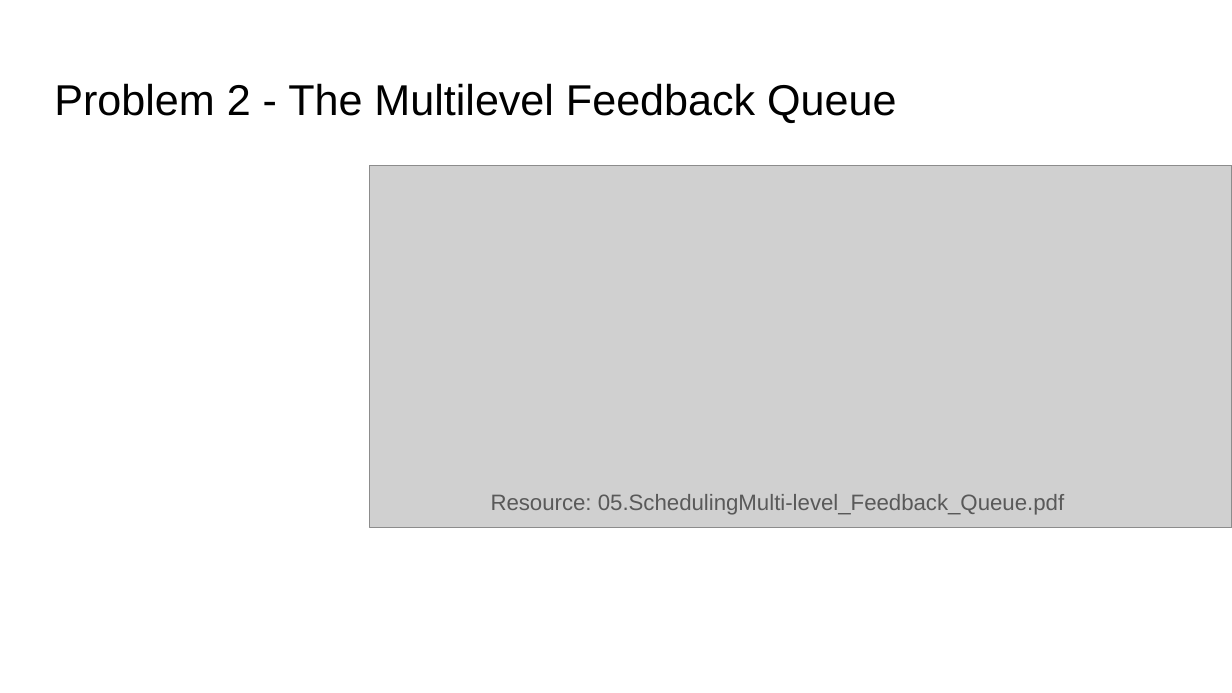
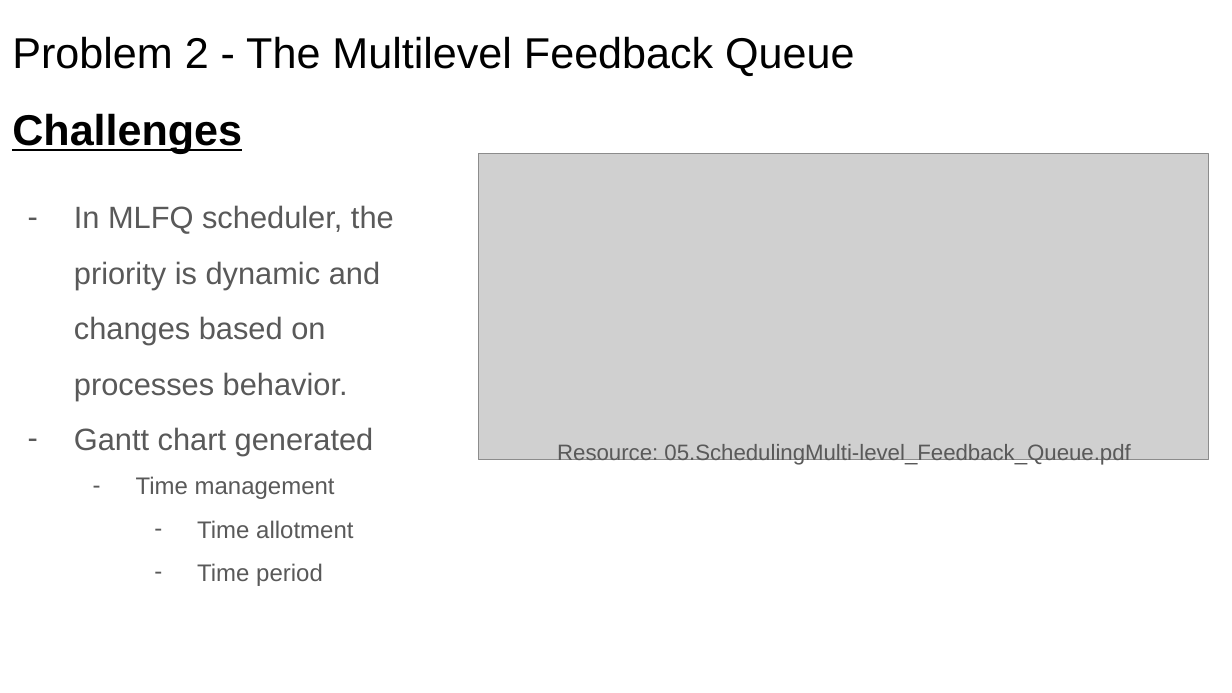
Before and after one commit to jstrineUD/CPS-356-Project-1, a slide deck: slide 6 of presentation/Presentation.pptx. Drawn at 1232x693 pixels with LibreOffice and Linux fonts; fonts in the diff are those of the drawing; grey boxes stand for pictures. Boxes give left, top, right and bottom in pixels: in the first picture for what was removed or moved away, otherwise in the second. Text is boxed around its words. In the diff, an @@ line names an element or a change of style, - is before the commit and + after.

```diff
--- a/presentation/Presentation.pptx
+++ b/presentation/Presentation.pptx
@@ title "Problem 2 - The Multilevel ...": place and size @@
-title "Problem 2 - The Multilevel ..." at [54,83,896,123]
+title "Problem 2 - The Multilevel ..." at [12,36,854,76]
@@ title added at [12,113,242,153], 25.2 pt, text #000000, bold, underline @@
+Challenges
@@ picture: place and size @@
-picture at [370,165,1232,527]
+picture at [478,153,1207,460]
@@ text added at [74,205,394,586], 18 pt, text #595959 @@
+– In MLFQ scheduler, the priority is dynamic and changes based on processes behavior.
+– Gantt chart generated
+  – Time management
+    – Time allotment
+    – Time period
@@ text "Resource: 05.SchedulingMulti-level_Feedback_Queue.pdf": place and size @@
-text "Resource: 05.SchedulingMulti-level_Feedback_Queue.pdf" at [491,494,1064,515]
+text "Resource: 05.SchedulingMulti-level_Feedback_Queue.pdf" at [557,444,1130,465]
```
Also in this commit, not shown: 7 slides added, 1 slide removed, 1 other file.
